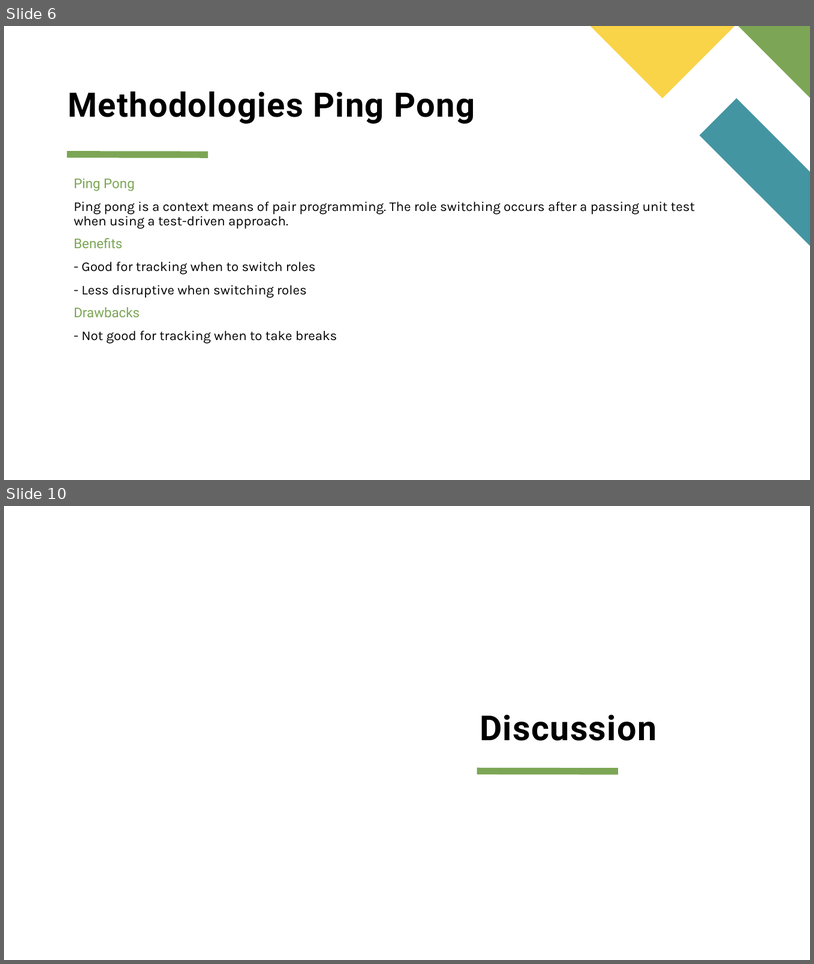
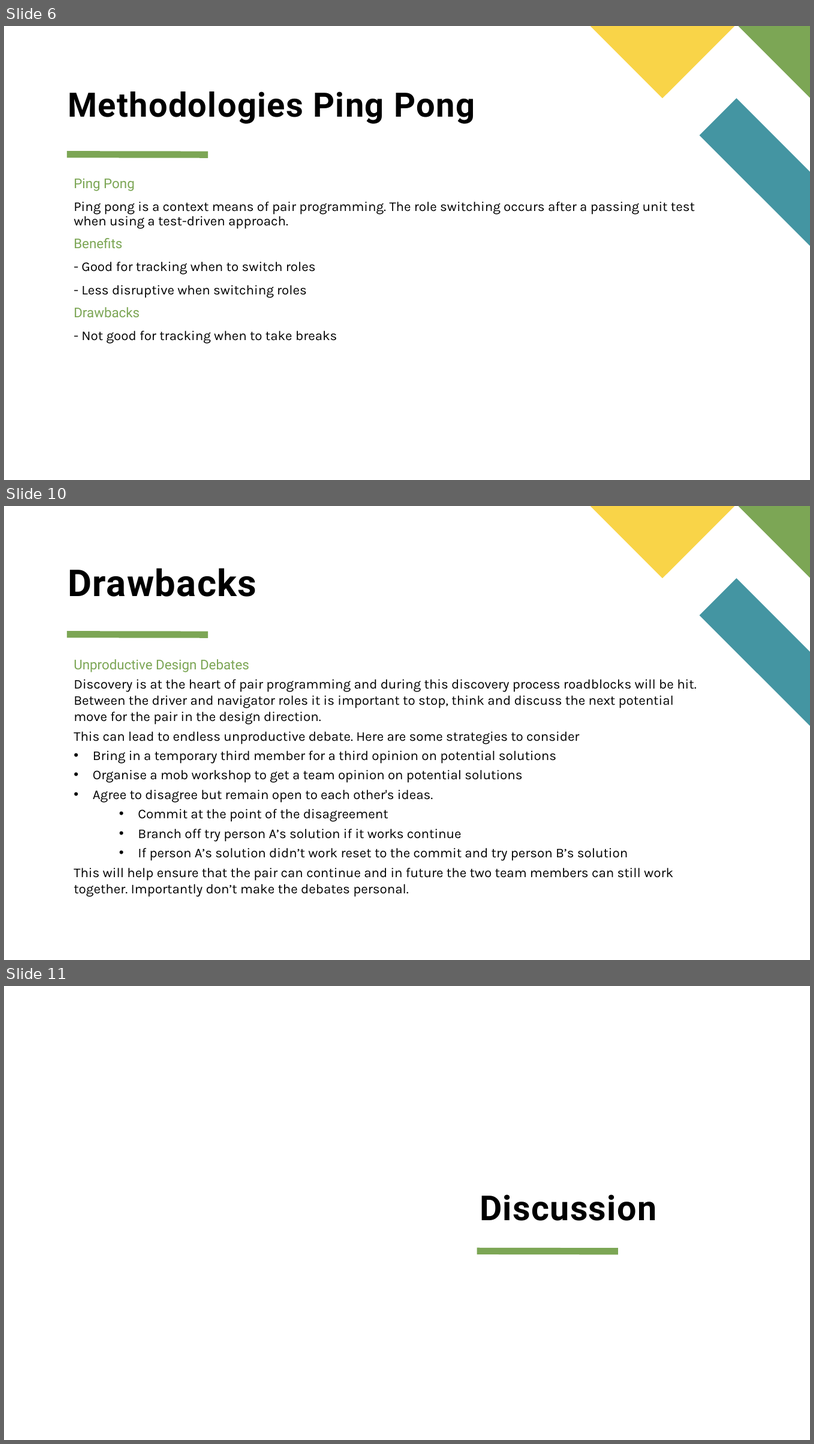
Before and after one commit to Steelstone3/Community-Of-Practice, a slide deck: presentations/Pair Programming.pptx. Shown one above the other, each under a label of ours: slides 6 and 10 before the commit, slides 6, 10 and 11 after it; the slides between them are not shown. The pictures are 814x964 and 814x1444 pixels, drawn with LibreOffice and Linux fonts; fonts in the diff are those of the drawing. Boxes give left, top, right and bottom in pixels: in the first picture for what was removed or moved away, otherwise in the second. Text is boxed around its words. In the diff, an @@ line names an element or a change of style, - is before the commit and + after.

```diff
--- a/presentations/Pair Programming.pptx
+++ b/presentations/Pair Programming.pptx
@@ slide 10 added at (x1=4, y1=506, x2=810, y2=960), background #FFFFFF; not listed: 4 template elements that a slide beside it also shows @@
@@ title added at (x1=68, y1=568, x2=257, y2=597), 44 pt, text #000000, bold @@
+Drawbacks
@@ text added at (x1=74, y1=659, x2=697, y2=897), 16 pt, text #000000 @@
+Unproductive Design Debates
+Discovery is at the heart of pair programming and during this discovery process roadblocks will be hit. Between the driver and navigator roles it is important to stop, think and discuss the next potential move for the pair in the design direction.
+This can lead to endless unproductive debate. Here are some strategies to consider
+• Bring in a temporary third member for a third opinion on potential solutions
+• Organise a mob workshop to get a team opinion on potential solutions
+• Agree to disagree but remain open to each other's ideas.
+  • Commit at the point of the disagreement
+  • Branch off try person A’s solution if it works continue
+  • If person A’s solution didn’t work reset to the commit and try person B’s solution
+This will help ensure that the pair can continue and in future the two team members can still work together. Importantly don’t make the debates personal.
@@ what was slide 10 is now slide 11 @@
```
Also in this commit, not shown: 4 slides changed.
